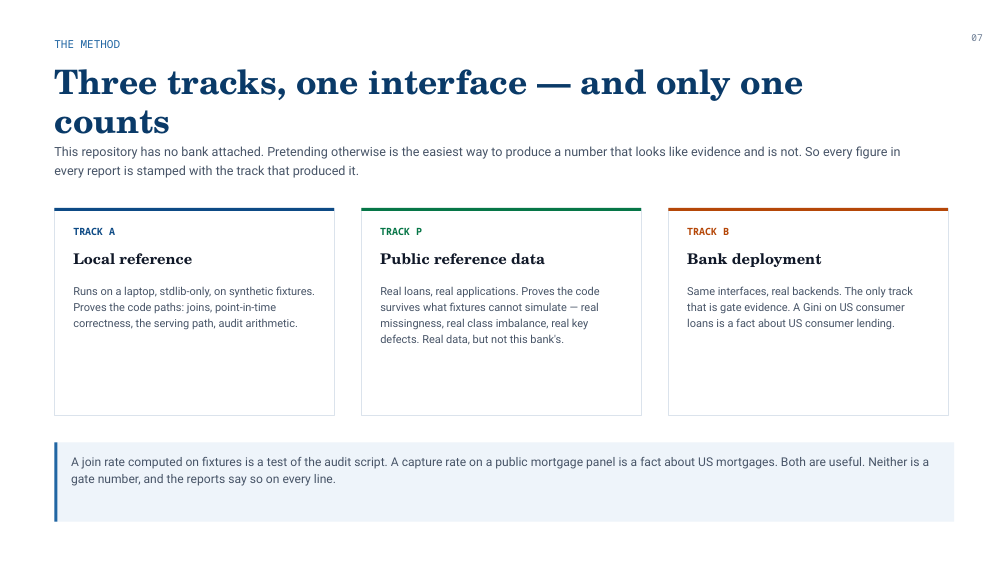
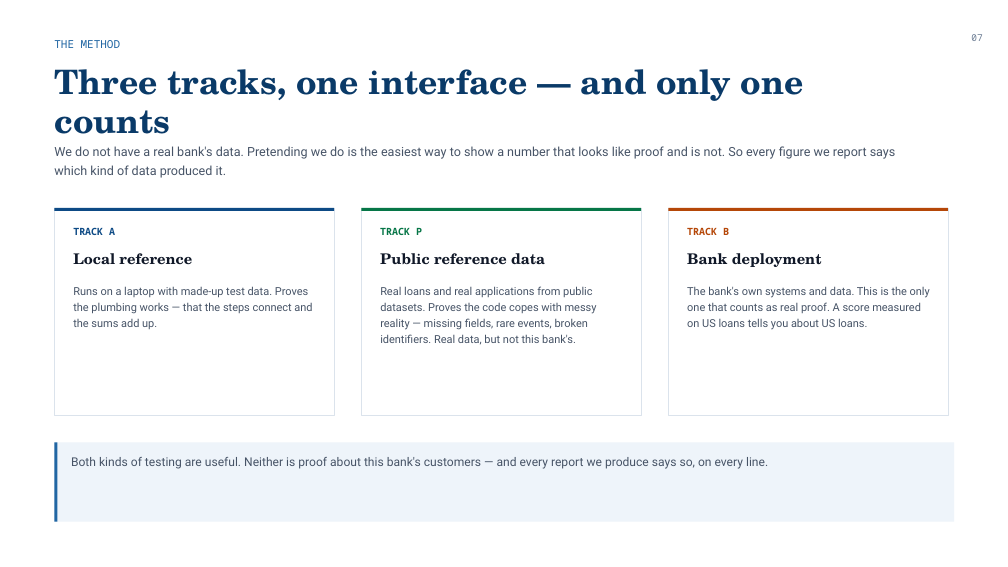
Before and after one commit to Divanshu0212/AILendingHub, a slide deck: slide 7 of Lending_Hub_EPIC_8.pptx. Drawn at 1008x567 pixels with LibreOffice and Linux fonts; fonts in the diff are those of the drawing. Boxes give left, top, right and bottom in pixels: in the first picture for what was removed or moved away, otherwise in the second. Text is boxed around its words. In the diff, an @@ line names an element or a change of style, - is before the commit and + after.

```diff
--- a/Lending_Hub_EPIC_8.pptx
+++ b/Lending_Hub_EPIC_8.pptx
@@ text at bbox=[54, 146, 896, 178]: text changed @@
-This repository has no bank attached. Pretending otherwise is the easiest way to produce a number that looks like evidence and is not. So every figure in every report is stamped with the track that produced it.
+We do not have a real bank's data. Pretending we do is the easiest way to show a number that looks like proof and is not. So every figure we report says which kind of data produced it.
@@ text at bbox=[73, 286, 312, 329]: text changed @@
-Runs on a laptop, stdlib-only, on synthetic fixtures. Proves the code paths: joins, point-in-time correctness, the serving path, audit arithmetic.
+Runs on a laptop with made-up test data. Proves the plumbing works — that the steps connect and the sums add up.
@@ text at bbox=[380, 286, 597, 345]: text changed @@
-Real loans, real applications. Proves the code survives what fixtures cannot simulate — real missingness, real class imbalance, real key defects. Real data, but not this bank's.
+Real loans and real applications from public datasets. Proves the code copes with messy reality — missing fields, rare events, broken identifiers. Real data, but not this bank's.
@@ text at bbox=[687, 286, 930, 330]: text changed @@
-Same interfaces, real backends. The only track that is gate evidence. A Gini on US consumer loans is a fact about US consumer lending.
+The bank's own systems and data. This is the only one that counts as real proof. A score measured on US loans tells you about US loans.
@@ text at bbox=[71, 457, 768, 469]: text changed @@
-A join rate computed on fixtures is a test of the audit script. A capture rate on a public mortgage panel is a fact about US mortgages. Both are useful. Neither is a gate number, and the reports say so on every line.
+Both kinds of testing are useful. Neither is proof about this bank's customers — and every report we produce says so, on every line.
```
Also in this commit, not shown: 11 other slides changed, 1 other file.
